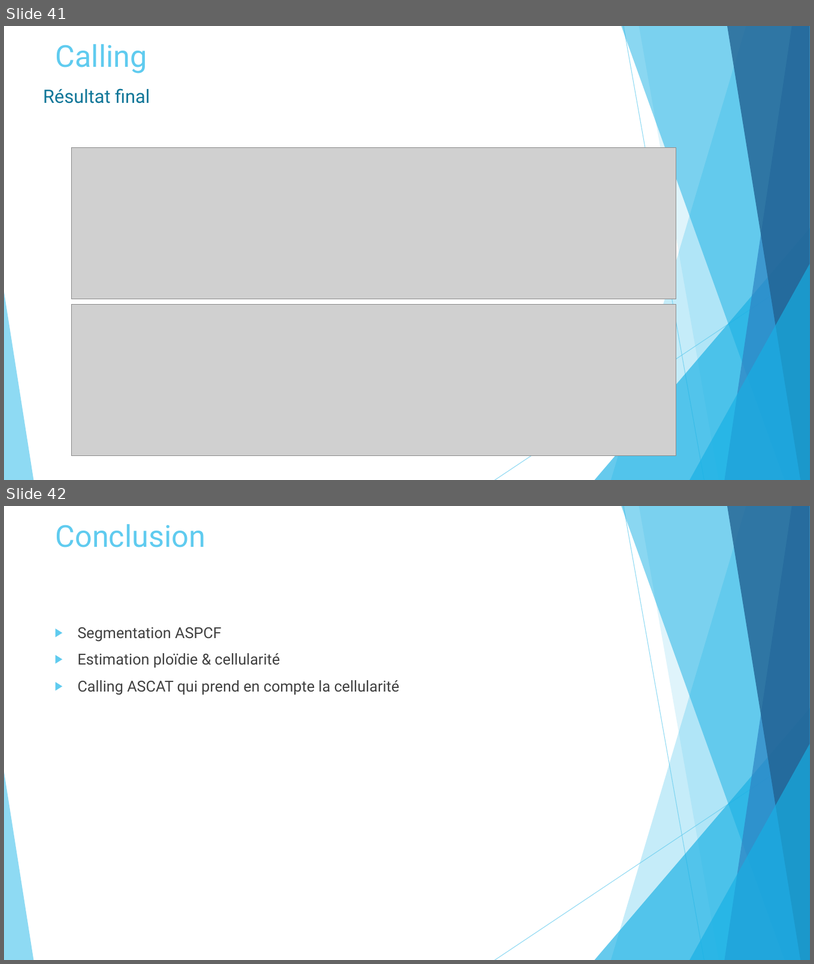
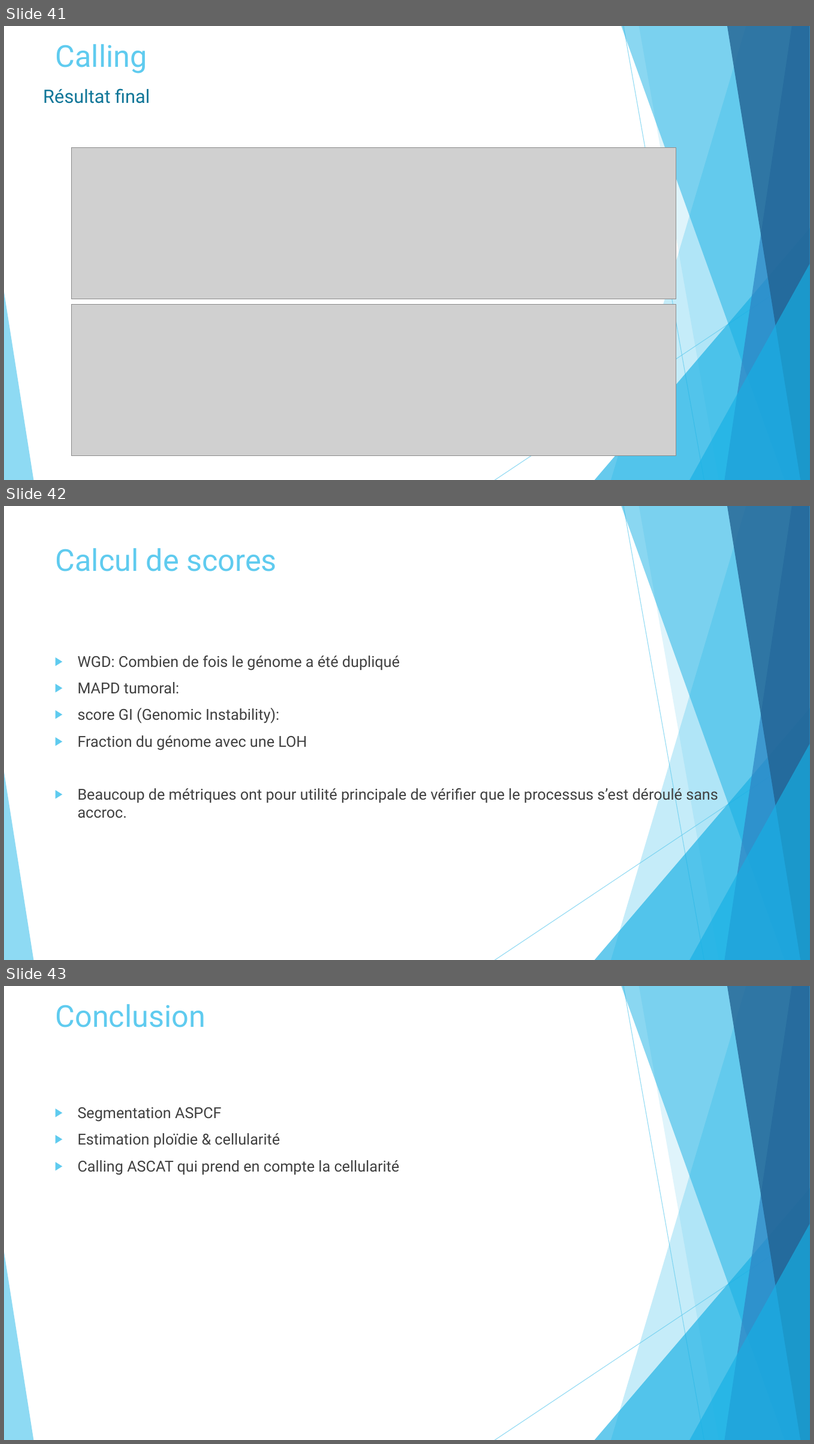
Before and after one commit to Elie-Bordron/DEA-dataviz, a slide deck: docs/docs_I_made/slides/ASCAT.pptx. Shown one above the other, each under a label of ours: slides 41 and 42 before the commit, slides 41, 42 and 43 after it. The pictures are 814x964 and 814x1444 pixels, drawn with LibreOffice and Linux fonts; fonts in the diff are those of the drawing; grey boxes stand for pictures. Boxes give left, top, right and bottom in pixels: in the first picture for what was removed or moved away, otherwise in the second. Text is boxed around its words. In the diff, an @@ line names an element or a change of style, - is before the commit and + after.

```diff
--- a/docs/docs_I_made/slides/ASCAT.pptx
+++ b/docs/docs_I_made/slides/ASCAT.pptx
@@ slide 42 added at (x1=4, y1=506, x2=810, y2=960), background #FFFFFF; not listed: 10 template elements that a slide beside it also shows @@
@@ title added at (x1=56, y1=548, x2=277, y2=571), 36 pt, text #5FCBEF @@
+Calcul de scores
@@ text added at (x1=78, y1=655, x2=719, y2=818), 18 pt, text #404040 @@
+▶ WGD: Combien de fois le génome a été dupliqué
+▶ MAPD tumoral:
+▶ score GI (Genomic Instability):
+▶ Fraction du génome avec une LOH
+▶ Beaucoup de métriques ont pour utilité principale de vérifier que le processus s’est déroulé sans accroc.
@@ what was slide 42 is now slide 43 @@
```
Also in this commit, not shown: 15 other files.
